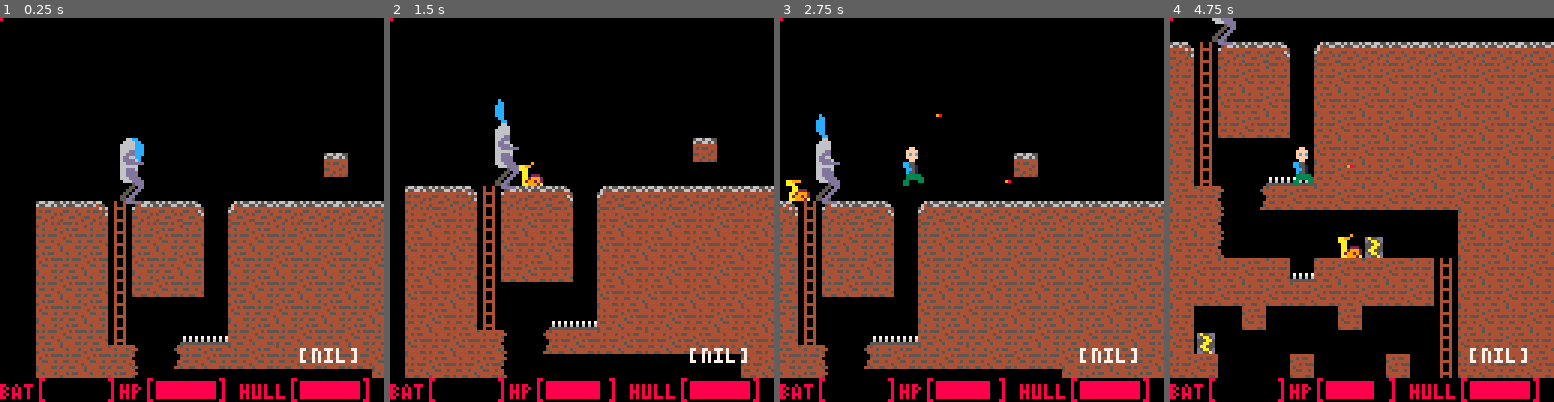
Above: before the commit, frames 1-4 (left to right).
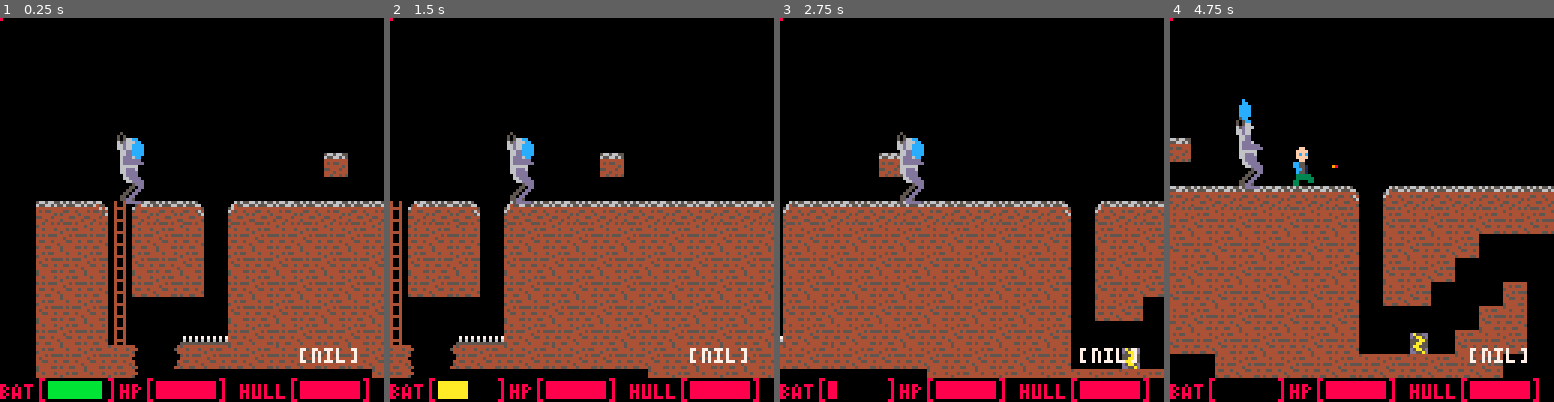
Above: after the commit, the same moments.

Repository: M2tias/LD39
Game: PICO-8 cartridge carts/mech.p8
Two runs of this game, one before a commit and one after it. Both use one fixed random seed, a clock stepped at 60 frames per second and the inputs below.
Inputs:
- Up to frame 1 (0.25 s): no input
- Up to frame 2 (1.5 s): tap X (X key) at 0.33, 1.07 s; tap O (Z key) at 0.7 s
- Up to frame 3 (2.75 s): hold Right 1.6-2.1 s; tap O (Z key) at 1.7, 2.1, 2.5 s; tap X (X key) at 1.85 s; hold Up 2.15-2.42 s; hold Right from 2.47 s (still down)
- Up to frame 4 (4.75 s): tap O (Z key) every 0.4 s from 2.9 to 4.5 s; tap X (X key) at 2.97, 4.08 s; release Right at 3.03 s; hold Left 3.08-3.58 s; hold Down 3.63-3.97 s; hold Right 4.02-4.68 s; hold Up from 4.73 s (still down)

The runs differ from the first frame. In frame 1, 0.8% of the frame differs, in the area x 12-37%, y 29-100%; in frame 2, 32%; in frame 3, 27%; in frame 4, 64%, in the area x 0-100%, y 0-100%.

Commit message:
Mech collisions and other mech code

Diff:
--- a/carts/mech.p8
+++ b/carts/mech.p8
@@ -25,8 +25,12 @@
 mech.y = 0
 mech.sprx = 20
 mech.spry = 11
-mech.battery = 1
+mech.battery = 10
 mech.hull = 10
+mech.inv_time = 2
+mech.inv_timer = 0
+mech.invulnerable = false
+mech.height = 16 -- todo: check this value
 
 bullets = {} -- {x, y, dir}
 enemies = {} -- {x, y, frame, maxframes, height, dir, animated, sprite}
@@ -50,7 +54,7 @@
 	mech.battery = mech.battery - 0.1
 	if(intro) then
 	else
-		mech_update()
+		mech_update(current_t)
 		char_update(current_t)
 
 		--bullet update
@@ -71,15 +75,25 @@
 		--enemy update
 		for enemy in all(enemies) do
 			enemy.x = enemy.x - 0.5
-			-- todo: check collisions with mech/char for damage
+			-- char collision
+			-- todo: upper head doesn't seem to collide?
 			if(not char.inside) then
-				-- char
+				if(char.x+4 > enemy.x and char.x+4 < enemy.x+8) then
+					if((enemy.y > char.y and enemy.y < char.y+16) or (enemy.y + enemy.height > char.y and enemy.y + enemy.height < char.y+16)) then
+						char_take_damage()
+					end
+				end
 			end
 
-			-- mech
-
-			-- todo: check collisions to kill enemies
-			-- check bullet collisions here
+			-- mech collision
+			if(mech.sprx+4 > enemy.x and mech.sprx+4 < enemy.x+8) then
+				if((enemy.y > mech.spry and enemy.y < mech.spry+mech.height) or (enemy.y + enemy.height > mech.spry and enemy.y + enemy.height < mech.spry+mech.height)) then
+					mech_take_damage()
+				end
+			end
+
+
+			-- checking bullet collisions here
 			-- probably less bullets than enemies
 			for bullet in all(bullets) do
 				if(bullet.x+6 > enemy.x+2 and bullet.x+5 < (enemy.x+8)) then
@@ -90,32 +104,29 @@
 					end
 				end
 			end
-
-			-- TODO: upper head doesn't seem to collide?
-			if(not char.inside) then
-				if(char.x+4 > enemy.x and char.x+4 < enemy.x+8) then
-					if((enemy.y > char.y and enemy.y < char.y+16) or (enemy.y + enemy.height > char.y and enemy.y + enemy.height < char.y+16)) then
-						char_take_damage()
-					end
-				end
-			end
 		end
 	end
 end
 
-function mech_update()
-	-- todo: only move if player is in side
+function mech_update(current_t)
 	if(mech.battery > 0 and char.inside) then
 		mech.sprx = mech.sprx + 1
+		-- todo: shooting etc
 	elseif(char.inside) then
 		char.x = mech.sprx+5
 		char.y = mech.spry
 		char.speed.y = -3
 		char.inside = false
 	end
+
+	if(current_t - mech.inv_timer >= mech.inv_time) then
+		mech.invulnerable = false
+	end
 end
 
 function char_update(current_t)
+	if(char.inside) then return end -- character doesn't interact inside mech
+
 	if(btn(0, 0)) then
 		char.speed.x = -1
 		char.flipx = true
@@ -255,13 +266,21 @@
 	if(not char.invulnerable) then
 		char.hp = char.hp - 1
 		sfx(3)
-		char_set_inv()
-	end
-end
-
-function char_set_inv()
-	char.invulnerable = true
-	char.inv_timer = time()
+		set_inv(char)
+	end
+end
+
+function mech_take_damage()
+	if(not mech.invulnerable) then
+		mech.hull = mech.hull - 1
+		sfx(3)
+		set_inv(mech)
+	end
+end
+
+function set_inv(obj)
+	obj.invulnerable = true
+	obj.inv_timer = time()
 end
 
 function char_shoot()
@@ -311,23 +330,30 @@
 	frame = (frame + step) % #frames1
 
 	--mech
-	spr(71, mech.sprx, mech.spry+7, 1, 2)
-	spr(69, mech.sprx, mech.spry, 1, 2)
-	if(char.inside) then
-		spr(88, mech.sprx, mech.spry)
-	else
-		spr(89, mech.sprx, mech.spry-8)
-	end
-	spr(70, mech.sprx, mech.spry+7, 1, 2)
-	spr(72, mech.sprx, mech.spry+4)
+	local mech_inv_draw = true
+	if(mech.invulnerable and step == 0) then
+		mech_inv_draw = false
+	end
+	if(mech_inv_draw) then
+		spr(71, mech.sprx, mech.spry+7, 1, 2)
+		spr(69, mech.sprx, mech.spry, 1, 2)
+		if(char.inside) then
+			spr(88, mech.sprx, mech.spry)
+		else
+			spr(89, mech.sprx, mech.spry-8)
+		end
+		spr(70, mech.sprx, mech.spry+7, 1, 2)
+		spr(72, mech.sprx, mech.spry+4)
+		spr(73, mech.sprx-1, mech.spry-2)
+	end
 
 	--character
-	local inv_draw = true
+	local char_inv_draw = true
 	if(char.invulnerable and step == 0) then
-		inv_draw = false
-	end
-
-	if(not char.inside and inv_draw) then
+		char_inv_draw = false
+	end
+
+	if(not char.inside and char_inv_draw) then
 		if(char.aiming) then
 			spr(65, char.x, char.y, 1, 1, char.flipx)
 			spr(96, char.x, char.y+8, 1, 1, char.flipx)
@@ -418,21 +444,21 @@
 00000000000000044000000400000004000000040000000000000000000000000000000000000000000000000000000000000000000000000000000000000000
 00000000000000040000000500000005000000040000000000000000000000000000000000000000000000000000000000000000000000000000000000000000
 00000000400000000000000000000044000000040000000000000000000000000000000000000000000000000000000000000000000000000000000000000000
-0000000000000000000000000000000000000000006600000000000000000000000dd00000000000000000000000000000000000000000000040040000000000
-000000000000000000000000000000000000000006666000000000000000000000ddd0000000000000bb00000000000000bb000000000000004004000da55dd0
-000ff000000000000000000000000000000ff0006666600000000000555000000dd00000000000000b0bb00000bb00000b0bb00000000000004444000d5aa5d0
-00ffff00000ff000000ff000000ff00000ffff006666600000ddd000555500000dddd000000000000bb0bb000b0bb0000bb0bb0000000000004004000555aa50
-00fcfc0000ffff0000ffff0000ffff0000fcfc006666600000dddd005555000000dddddd000000000bbbb0000bb0bb000bbbb0000000000000400400055aa550
-00ffff0000fcfc0000fcfc0000fcfc0000ffff006666600000dddd000555500000000000000000000bbbb0000bbbb0000bbbb000000000000040040005aa5550
-000ff00000ffff0000ffff0000ffff00000ff00066666000000dddd00055550000000000000000000bb0b0000bbbb0000bb0b00000000000004444000d5aa5d0
+000000000000000000000000000000000000000000660000000000000000000000dd000005000000000000000000000000000000000000000040040000000000
+000000000000000000000000000000000000000006666000000000000000000000dd00005050000000bb00000000000000bb000000000000004004000da55dd0
+000ff000000000000000000000000000000ff0006666000000000000555000000ddd0000505000000b0bb00000bb00000b0bb00000000000004444000d5aa5d0
+00ffff00000ff000000ff000000ff00000ffff006666000000ddd000555500000dddddd065d000000bb0bb000b0bb0000bb0bb0000000000004004000555aa50
+00fcfc0000ffff0000ffff0000ffff0000fcfc006666000000dddd00555500000ddddddd66d000000bbbb0000bb0bb000bbbb0000000000000400400055aa550
+00ffff0000fcfc0000fcfc0000fcfc0000ffff006666000000dddd00055550000000000066d000000bbbb0000bbbb0000bbbb000000000000040040005aa5550
+000ff00000ffff0000ffff0000ffff00000ff00066666000000dddd00055550000000000060000000bb0b0000bbbb0000bb0b00000000000004444000d5aa5d0
 00c55000000ff000000ff000000ff00000c55000666666000000dddd0005550000000000000000000000b0000bb0b0000000b00000000000004004000dd55ad0
 0cc5510000c550000cc5500000c5500000c551006666660000000ddd000055000000cc000c000000003bb000003bb000003bb000000000000000000000000000
 0cc551000ccc51000cc5510000c551000c55510066666600000000dd0005500000000cc00cc0000000b3b00000b3b00000b3b000000000000000000000000000
-0c55510000ccc10000cc510000cc5100cc5551006666660000000dd00055000000000cccccc000000bb3b0000bb3b0000bb3b000000000000000000000000000
-00333300005c510000c5510000c551000c555100666666000000dd000550000000000cccccc000000bb3b0000bb3b0000bb3b000000000000000000000000000
-003333300033333000333330003330000033330066666600000dd0005500000000000cccccc000000bbbb0000bbbb0000bbbb000000000000000000000000000
-00330330333333300033333303333000003333006666660000dd00005555500000000cccccc0000000b0b00000b0b00000b0b000000000000000000000000000
-00330330333003300330003303333300003333000666600000ddddd00000000000000cc00cc000000b000b0000bb0000bb00b000000000000000000000000000
+0c55510000ccc10000cc510000cc5100cc5551006666660000000dd0005500000000cccccccc00000bb3b0000bb3b0000bb3b000000000000000000000000000
+00333300005c510000c5510000c551000c555100666666000000dd00055000000000cccccccc00000bb3b0000bb3b0000bb3b000000000000000000000000000
+003333300033333000333330003330000033330006666600000dd000550000000000cccccccc00000bbbb0000bbbb0000bbbb000000000000000000000000000
+00330330333333300033333303333000003333000666660000dd0000555550000000cccccccc000000b0b00000b0b00000b0b000000000000000000000000000
+00330330333003300330003303333300003333000066600000ddddd00000000000000cc00cc000000b000b0000bb0000bb00b000000000000000000000000000
 0033033000000330033000000000330000333000000000000000000000000000000000c000cc00000b000b00000b00000000b000000000000000000000000000
 0cc550000000000000000000000000000000000000000000000000000000000000000000000000000000900000000000aa000000000000000000000000000000
 0cccc550000009800000000000000000000000000000000000000000000000000000000000000000aa990000aa999000aa900000000000000000000000000000
Not shown, changed: config.txt
